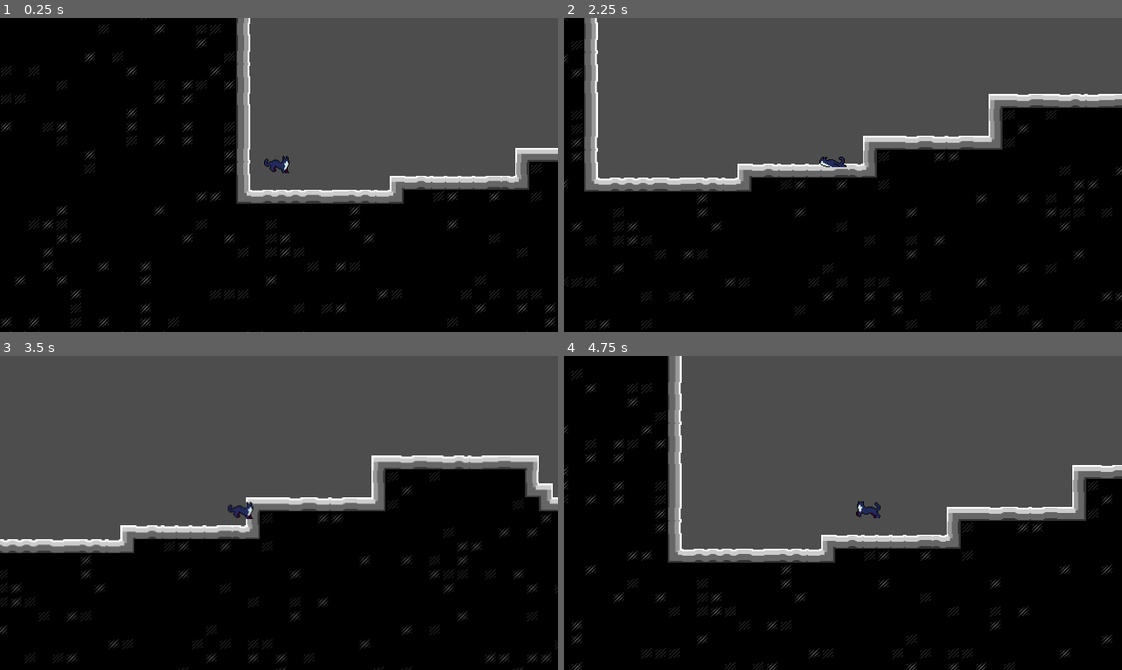
Above: before the commit, frames 1-4 (two rows, left to right).
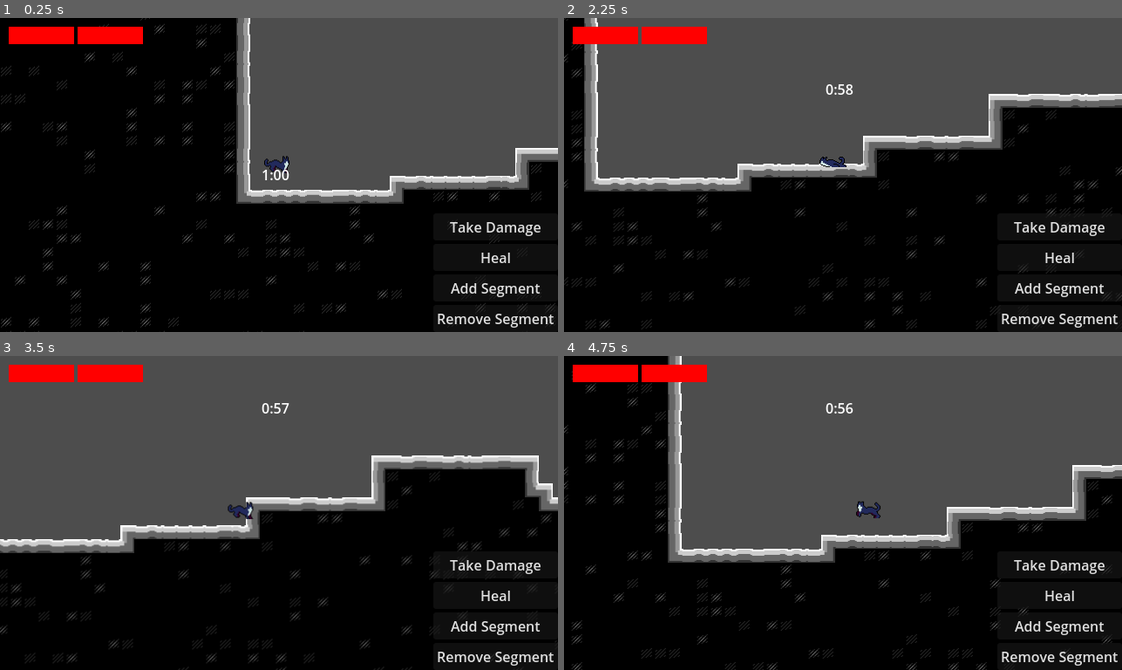
Above: after the commit, the same moments.

Repository: EmperorCookie/groundhogvania
Game: Godot game, scene res://levels/prototype/prototype_level.tscn
Two runs of this game, one before a commit and one after it. Both use one fixed random seed, a clock stepped at 60 frames per second and the inputs below. This scene is started directly instead of the project's main scene.
Inputs:
- Up to frame 1 (0.25 s): no input
- Up to frame 2 (2.25 s): hold Right (player_right) 0.53-2.03 s; tap Shift (player_dash) at 0.6, 1.35, 2.1 s; tap Space (player_jump) at 0.77, 1.52 s; hold Left (player_left) from 2.03 s (still down)
- Up to frame 3 (3.5 s): release Left (player_left) at 2.78 s; hold Right (player_right) from 2.78 s (still down); tap Shift (player_dash) at 2.85 s; tap Space (player_jump) at 3.02 s
- Up to frame 4 (4.75 s): tap Shift (player_dash) at 3.6, 4.35 s; tap Space (player_jump) at 3.77, 4.52 s; release Right (player_right) at 4.28 s; hold Left (player_left) from 4.28 s (still down)

The runs differ from the first frame. In frame 1, 2.4% of the frame differs, in the area x 1-100%, y 2-99%; in frame 2, 2.4%; in frame 3, 2.4%; in frame 4, 2.5%.

Commit message:
Player HUD now fixed to screen

Diff:
--- a/levels/prototype/prototype_level.tscn
+++ b/levels/prototype/prototype_level.tscn
@@ -1,8 +1,9 @@
-[gd_scene load_steps=4 format=4 uid="uid://byq04x76yogq2"]
+[gd_scene load_steps=5 format=4 uid="uid://byq04x76yogq2"]
 
 [ext_resource type="TileSet" uid="uid://duvwwdne6hncq" path="res://assets/blocking_tileset.tres" id="1_7xbuc"]
 [ext_resource type="PackedScene" uid="uid://doaui24fomcxa" path="res://camera/target_camera.tscn" id="3_nkijq"]
 [ext_resource type="PackedScene" uid="uid://5yuhe55teig6" path="res://player/player.tscn" id="3_yc6rk"]
+[ext_resource type="PackedScene" uid="uid://25jvu1t7w5ho" path="res://menu/player_hud.tscn" id="4_yc6rk"]
 
 [node name="PrototypeLevel" type="Node2D"]
 
@@ -16,3 +17,5 @@
 
 [node name="TargetCamera" parent="." node_paths=PackedStringArray("target") instance=ExtResource("3_nkijq")]
 target = NodePath("../Player")
+
+[node name="PlayerHud" parent="." instance=ExtResource("4_yc6rk")]
--- a/menu/player_hud.gd
+++ b/menu/player_hud.gd
@@ -1,4 +1,4 @@
-extends Node2D
+extends CanvasLayer
 
 # Timer variables
 var seconds: int = 60  # 1 minute in seconds
--- a/menu/player_hud.tscn
+++ b/menu/player_hud.tscn
@@ -2,7 +2,7 @@
 
 [ext_resource type="Script" uid="uid://2ak23c2yneox" path="res://menu/player_hud.gd" id="1_jsqgb"]
 
-[node name="PlayerHud" type="Node2D"]
+[node name="PlayerHud" type="CanvasLayer"]
 script = ExtResource("1_jsqgb")
 
 [node name="Control" type="Control" parent="."]
